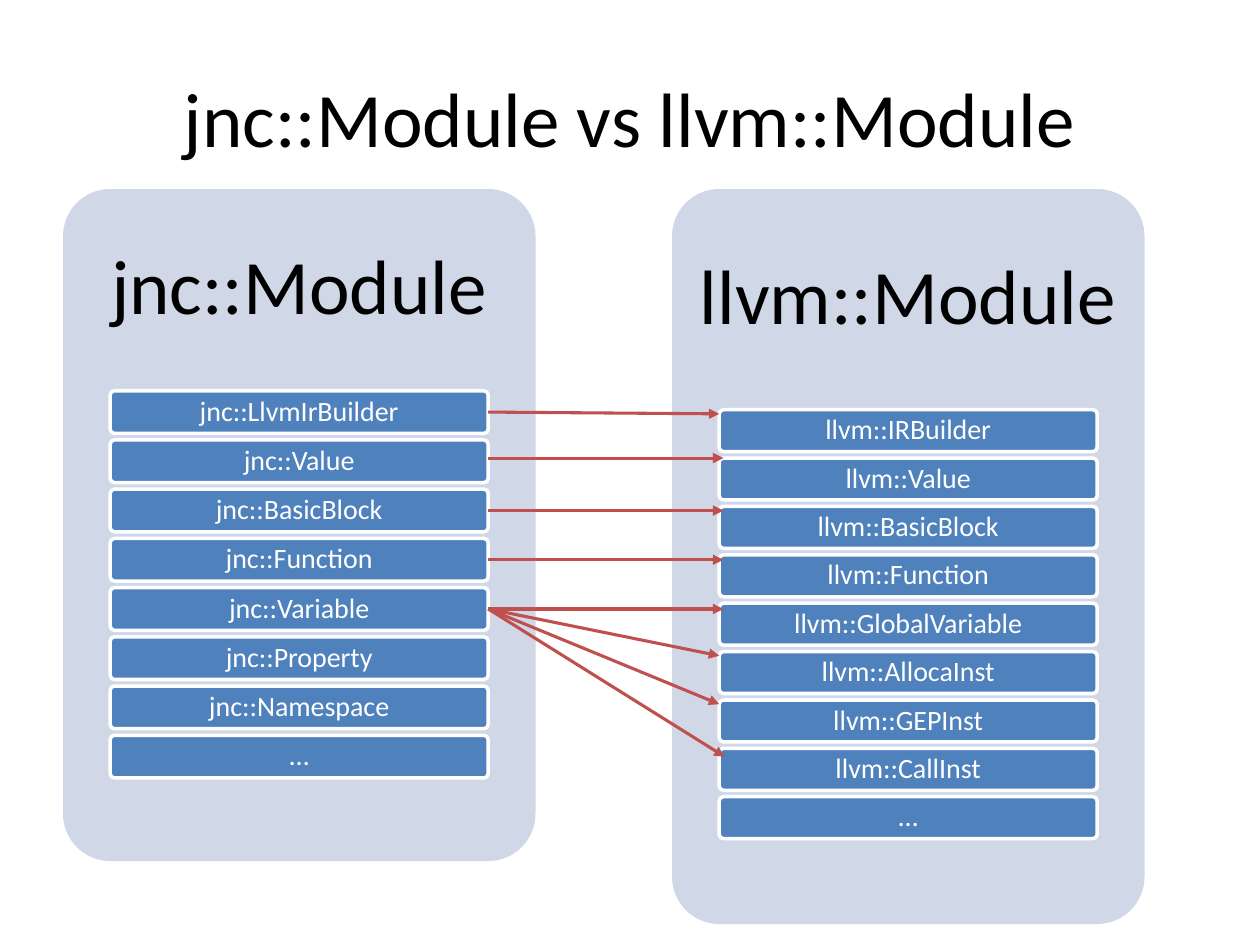
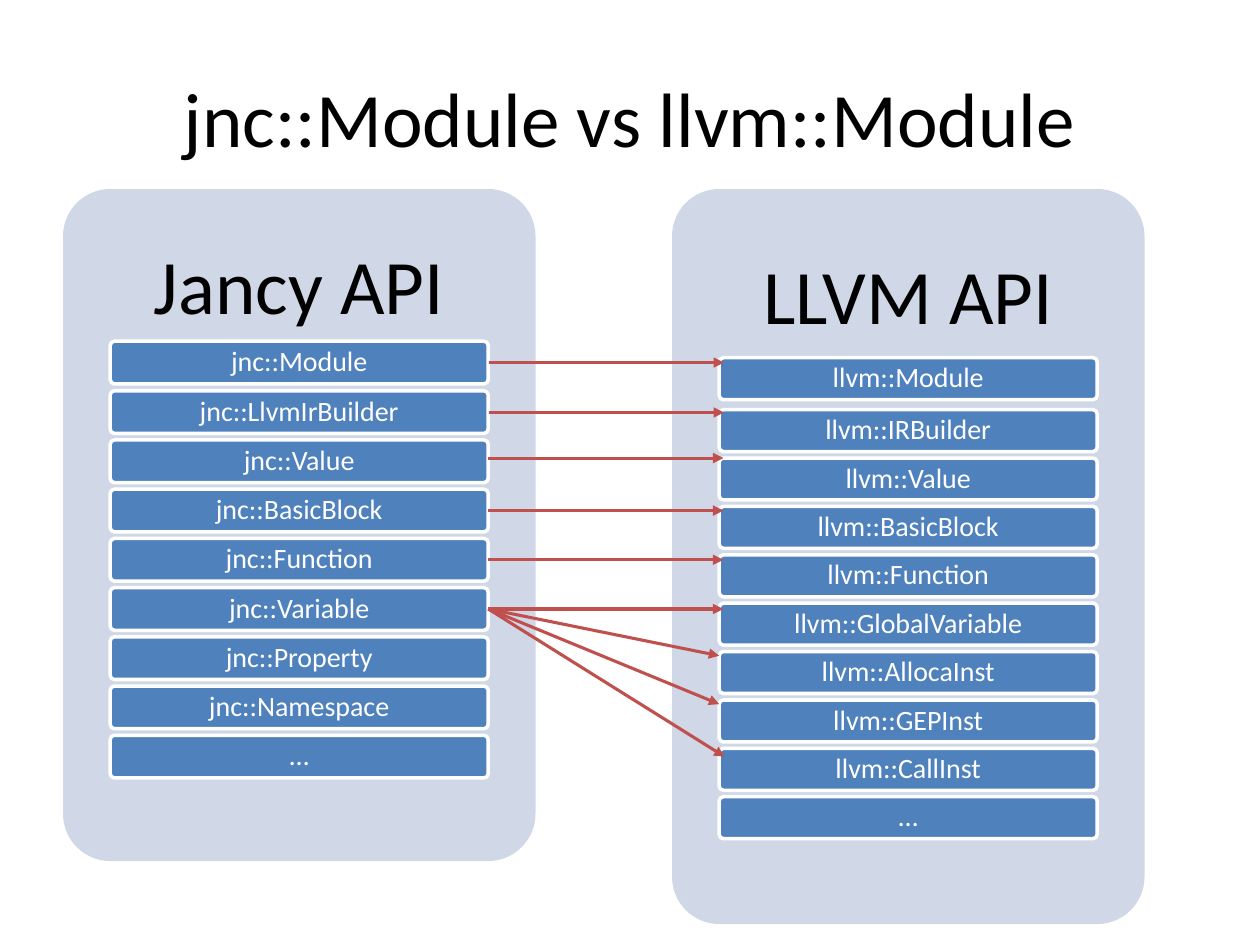
Before and after one commit to vovkos/jancy, a slide deck: slide 30 of doc/pres/Jancy FOSDEM 2016.pptx (slide 29 before the commit). Drawn at 1260x945 pixels with LibreOffice and Linux fonts; fonts in the diff are those of the drawing. Boxes give left, top, right and bottom in pixels: in the first picture for what was removed or moved away, otherwise in the second. Text is boxed around its words. In the diff, an @@ line names an element or a change of style, - is before the commit and + after.

```diff
--- a/doc/pres/Jancy FOSDEM 2016.pptx
+++ b/doc/pres/Jancy FOSDEM 2016.pptx
@@ text in freeform shape at (x1=154, y1=264, x2=444, y2=327): text changed @@
-jnc::Module
+Jancy API
@@ text in freeform shape at (x1=763, y1=274, x2=1053, y2=324): text changed @@
-llvm::Module
+LLVM API
@@ freeform shape added at (x1=111, y1=341, x2=489, y2=384), fill #4F81BD, outline #FFFFFF 2 pt, 16 pt, text #FFFFFF @@
+jnc::Module
@@ freeform shape added at (x1=719, y1=358, x2=1097, y2=399), fill #4F81BD, outline #FFFFFF 2 pt, 16 pt, text #FFFFFF @@
+llvm::Module
@@ arrow added from (489, 363) to (724, 363), #C0504D 1.75 pt @@
@@ arrow moved from (488, 412) - (719, 413) to (489, 412) - (724, 412) @@
```
Also in this commit, not shown: 43 other slides changed, 1 other file.
